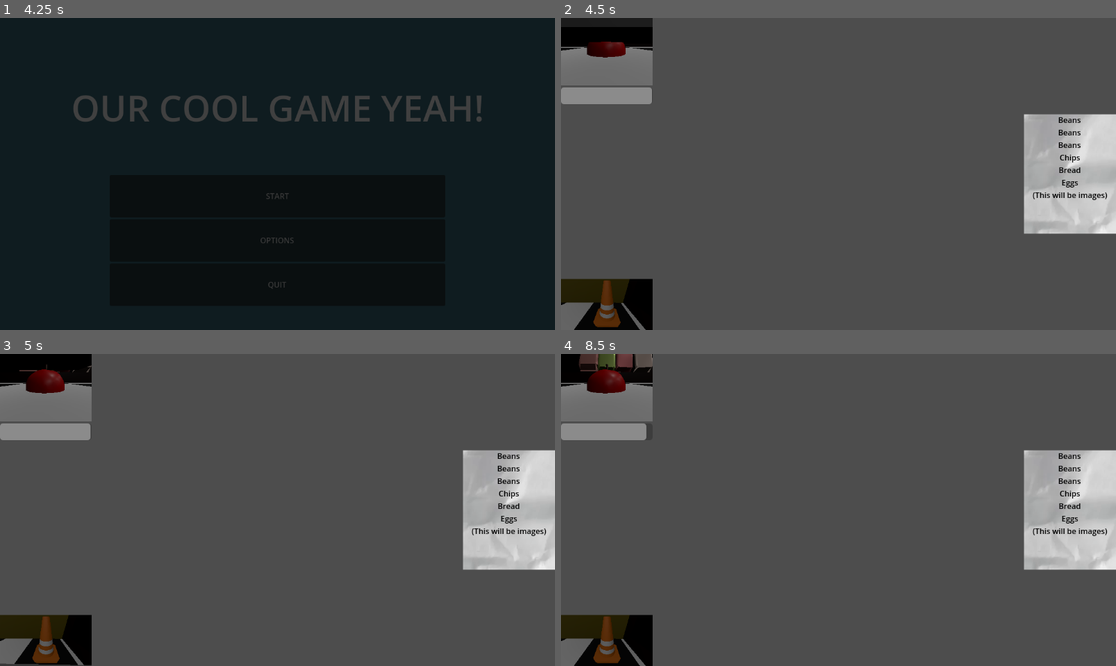
Above: before the commit, frames 1-4 (two rows, left to right).
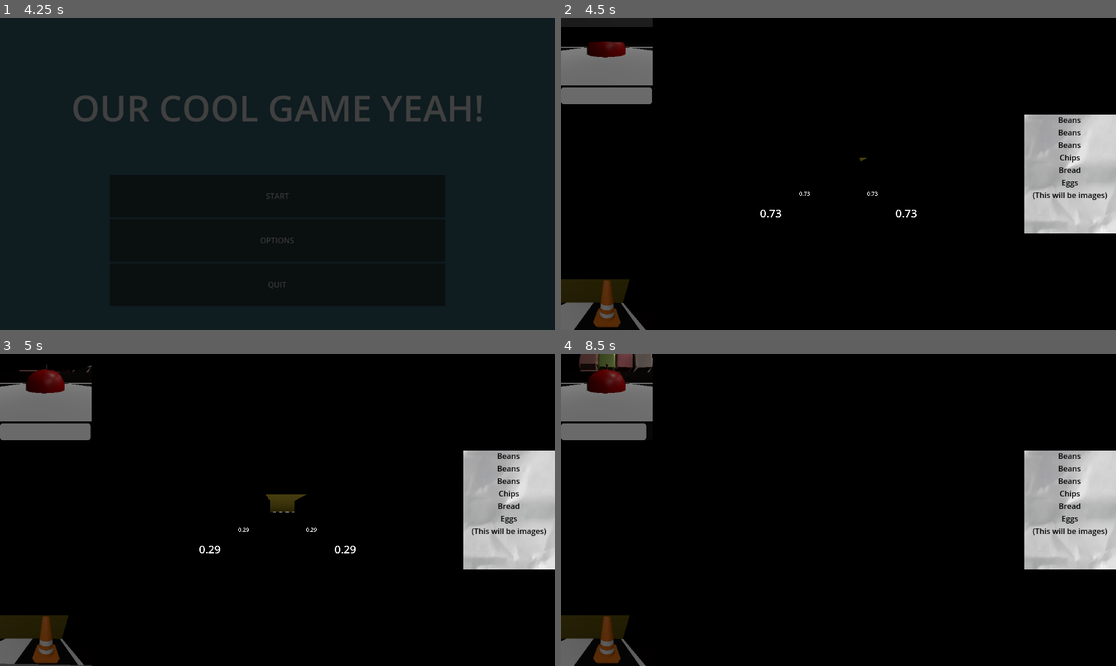
Above: after the commit, the same moments.

Repository: purpletissuebox/gwj80
Game: Godot game, scene res://drivers/root/root.tscn
Two runs of this game, one before a commit and one after it. Both use one fixed random seed, a clock stepped at 60 frames per second and the inputs below.
Inputs:
- Up to frame 1 (4.25 s): tap Enter at 0.5 s; hold Right (ui_right) 0.53-1.28 s; hold Down (ui_down) 1.28-2.03 s; hold Right (ui_right) 2.03-2.78 s; tap Space at 2.75 s; hold Up (ui_up) 2.78-3.53 s; hold Left (ui_left) from 3.53 s (still down)
- Up to frame 2 (4.5 s): release Left (ui_left) at 4.25 s; click "START" at 4.25 s
- Up to frame 3 (5 s): no input
- Up to frame 4 (8.5 s): hold Left (ui_left) 5.03-5.78 s; hold Down (ui_down) 5.78-6.53 s; hold Right (ui_right) 6.53-7.28 s; hold Up (ui_up) 7.28-8.03 s; hold Right (ui_right) from 8.03 s (still down)

Frame 1 is identical in both runs. In frame 2, 87% of the frame differs, in the area x 0-100%, y 0-100%; in frame 3, 87%; in frame 4, 87%.

Commit message:
add camera

Diff:
--- a/actors/player/player.tscn
+++ b/actors/player/player.tscn
@@ -101,3 +101,6 @@
 [node name="Steering" type="Node" parent="." node_paths=PackedStringArray("car")]
 script = ExtResource("4_yw30f")
 car = NodePath("..")
+
+[node name="Camera3D" type="Camera3D" parent="."]
+transform = Transform3D(1.31134e-07, 0, -1, 0, 1, 0, 1, 0, 1.31134e-07, -9, 2, 0)
